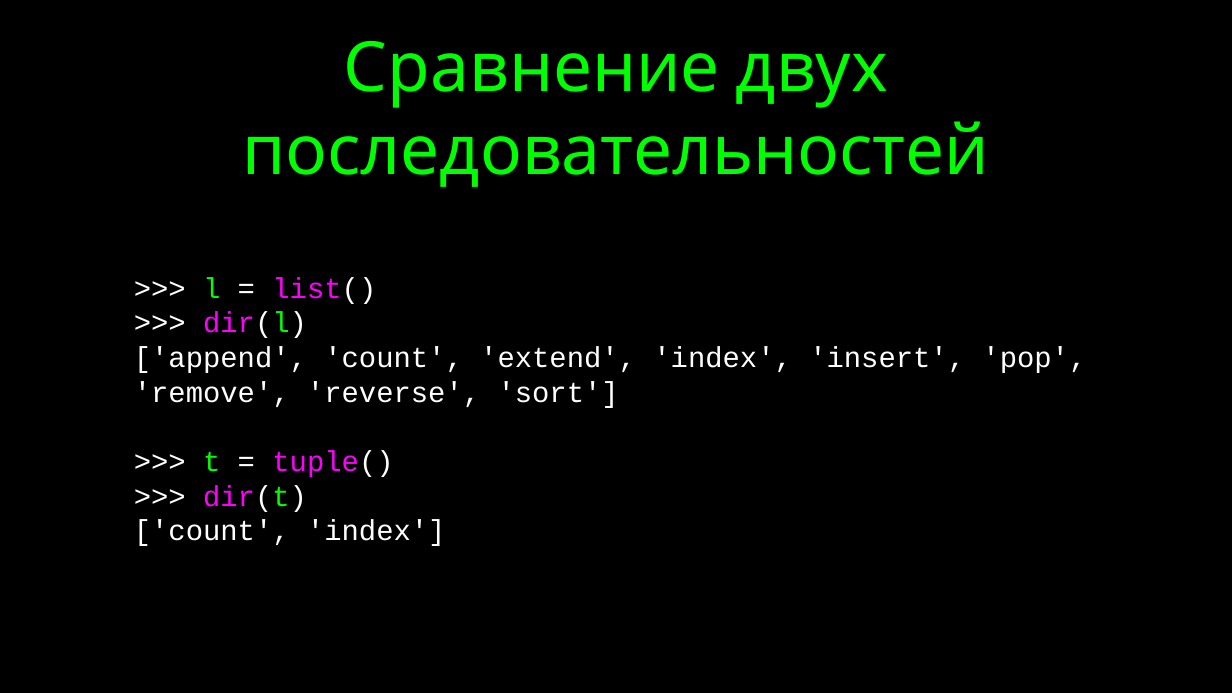
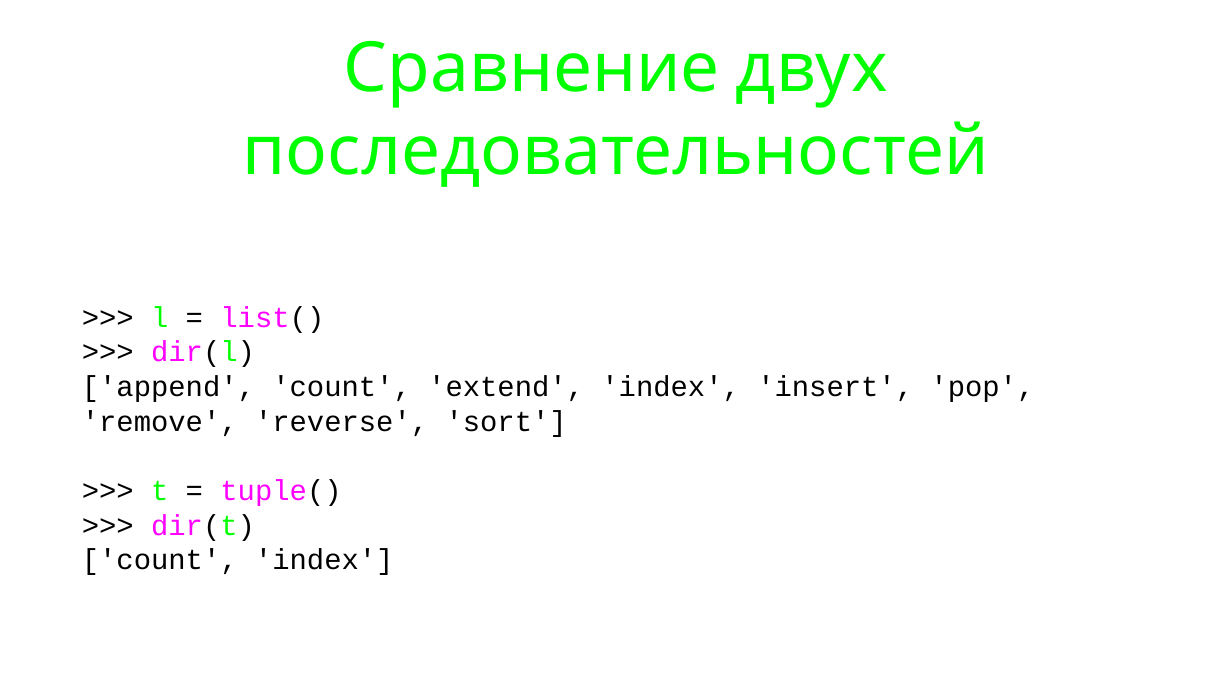
Before and after one commit to maxchv/LearnPython, a slide deck: slide 9 of week03/06.TuplesAndDictionary.pptx (slide 4 before the commit). Drawn at 1232x693 pixels with LibreOffice and Linux fonts; fonts in the diff are those of the drawing. Boxes give left, top, right and bottom in pixels: in the first picture for what was removed or moved away, otherwise in the second. Text is boxed around its words. In the diff, an @@ line names an element or a change of style, - is before the commit and + after.

```diff
--- a/week03/06.TuplesAndDictionary.pptx
+++ b/week03/06.TuplesAndDictionary.pptx
@@ background #000000 to #FFFFFF @@
@@ text ">>> l = list()": place and size @@
-text ">>> l = list()" at bbox=[134, 277, 1086, 546]
+text ">>> l = list()" at bbox=[82, 306, 1034, 575]
@@ text ">>> l = list()" at bbox=[82, 306, 1034, 575]: text colour #FFFFFF to #000000 in ">>> = list()", ">>> dir(l)", "['append', 'count', 'extend', 'index', 'insert', 'pop', 'rem ...", ">>> = tuple()" and 2 more places @@
```
Also in this commit, not shown: 8 other slides changed, 28 slides added, 1 slide removed, 3 other files.
